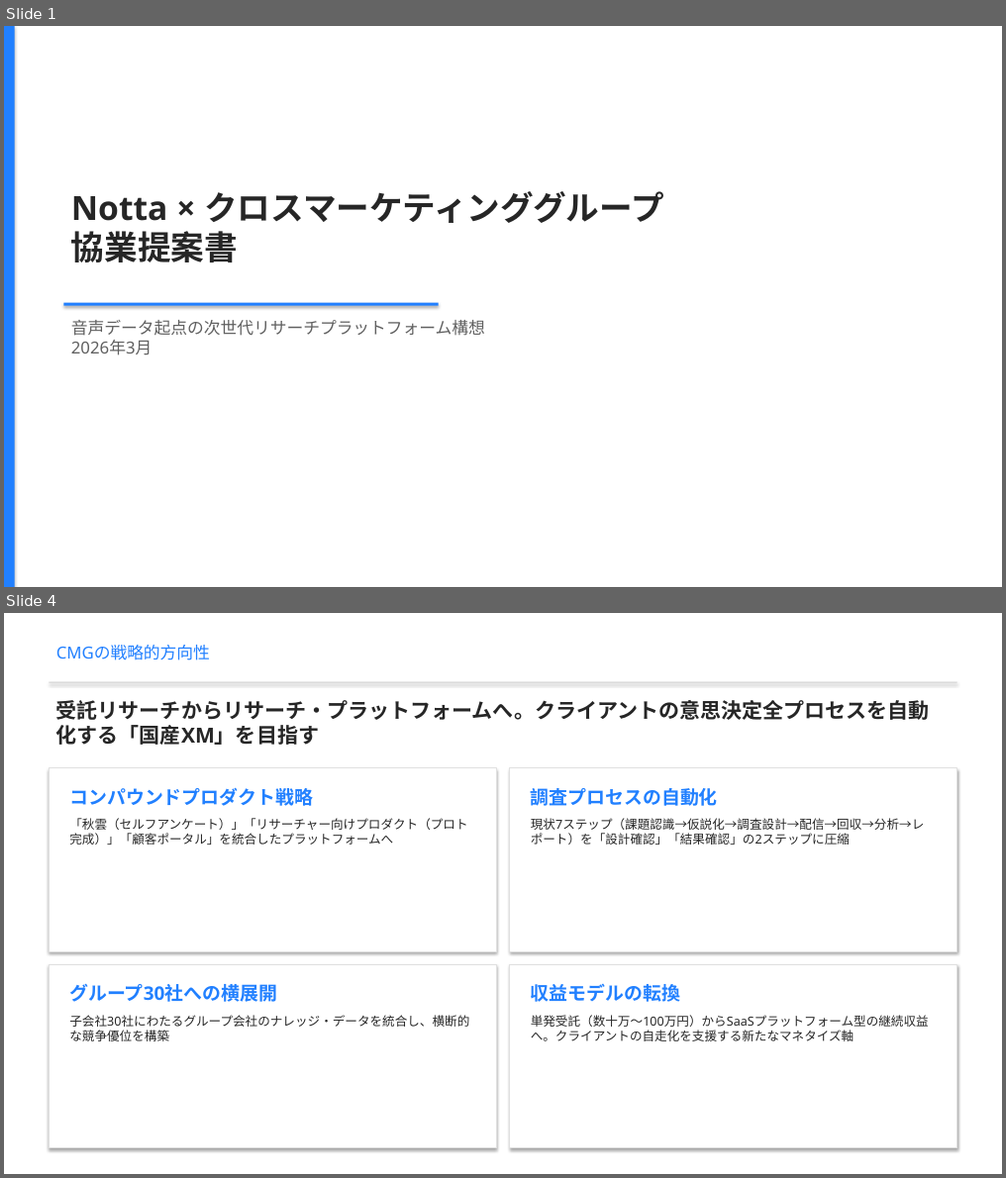
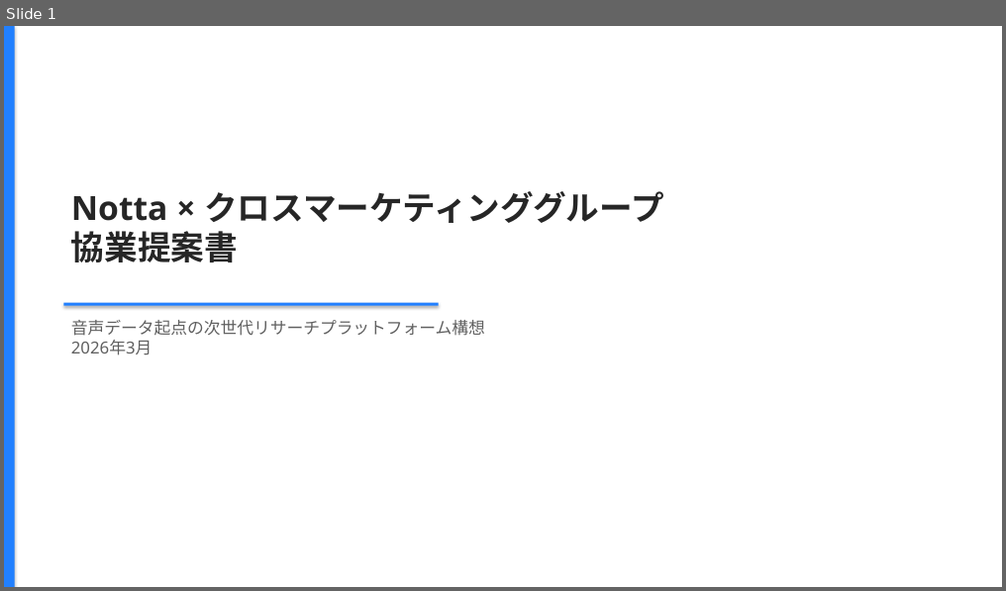
Before and after one commit to hideakikawano-beep/pptCreate, a slide deck: cross_marketing_notta_presentation.pptx. Shown one above the other, each under a label of ours: slides 1 and 4 before the commit, slide 1 after it; the slides between them are not shown. The pictures are 1006x1178 and 1006x591 pixels, drawn with LibreOffice and Linux fonts; fonts in the diff are those of the drawing. Boxes give left, top, right and bottom in pixels: in the first picture for what was removed or moved away, otherwise in the second. Text is boxed around its words. In the diff, an @@ line names an element or a change of style, - is before the commit and + after.

```diff
--- a/cross_marketing_notta_presentation.pptx
+++ b/cross_marketing_notta_presentation.pptx
@@ slide 4 removed at bbox=[4, 613, 1002, 1174], background #FFFFFF @@
@@ text removed at bbox=[56, 645, 210, 661] @@
-CMGの戦略的方向性
@@ rectangle removed at bbox=[49, 682, 957, 682] @@
@@ text removed at bbox=[56, 700, 930, 745] @@
-受託リサーチからリサーチ・プラットフォームへ。クライアントの意思決定全プロセスを自動化する「国産XM」を目指す
@@ rectangle removed at bbox=[49, 768, 496, 953] @@
@@ text removed at bbox=[69, 787, 313, 806] @@
-コンパウンドプロダクト戦略
@@ rectangle removed at bbox=[509, 768, 956, 953] @@
@@ text removed at bbox=[531, 788, 718, 806] @@
-調査プロセスの自動化
@@ text removed at bbox=[69, 818, 467, 845] @@
-「秋雲（セルフアンケート）」「リサーチャー向けプロダクト（プロト完成）」「顧客ポータル」を統合したプラットフォームへ
@@ text removed at bbox=[531, 818, 925, 845] @@
-現状7ステップ（課題認識→仮説化→調査設計→配信→回収→分析→レポート）を「設計確認」「結果確認」の2ステップに圧縮
@@ rectangle removed at bbox=[49, 964, 496, 1149] @@
@@ rectangle removed at bbox=[509, 964, 956, 1149] @@
@@ text removed at bbox=[69, 984, 277, 1002] @@
-グループ30社への横展開
@@ text removed at bbox=[531, 984, 680, 1002] @@
-収益モデルの転換
@@ text removed at bbox=[69, 1015, 469, 1042] @@
-子会社30社にわたるグループ会社のナレッジ・データを統合し、横断的な競争優位を構築
@@ text removed at bbox=[531, 1015, 929, 1042] @@
-単発受託（数十万〜100万円）からSaaSプラットフォーム型の継続収益へ。クライアントの自走化を支援する新たなマネタイズ軸
```
Also in this commit, not shown: 1 slide changed, 3 slides added, 8 other slides removed, 1 other file.
